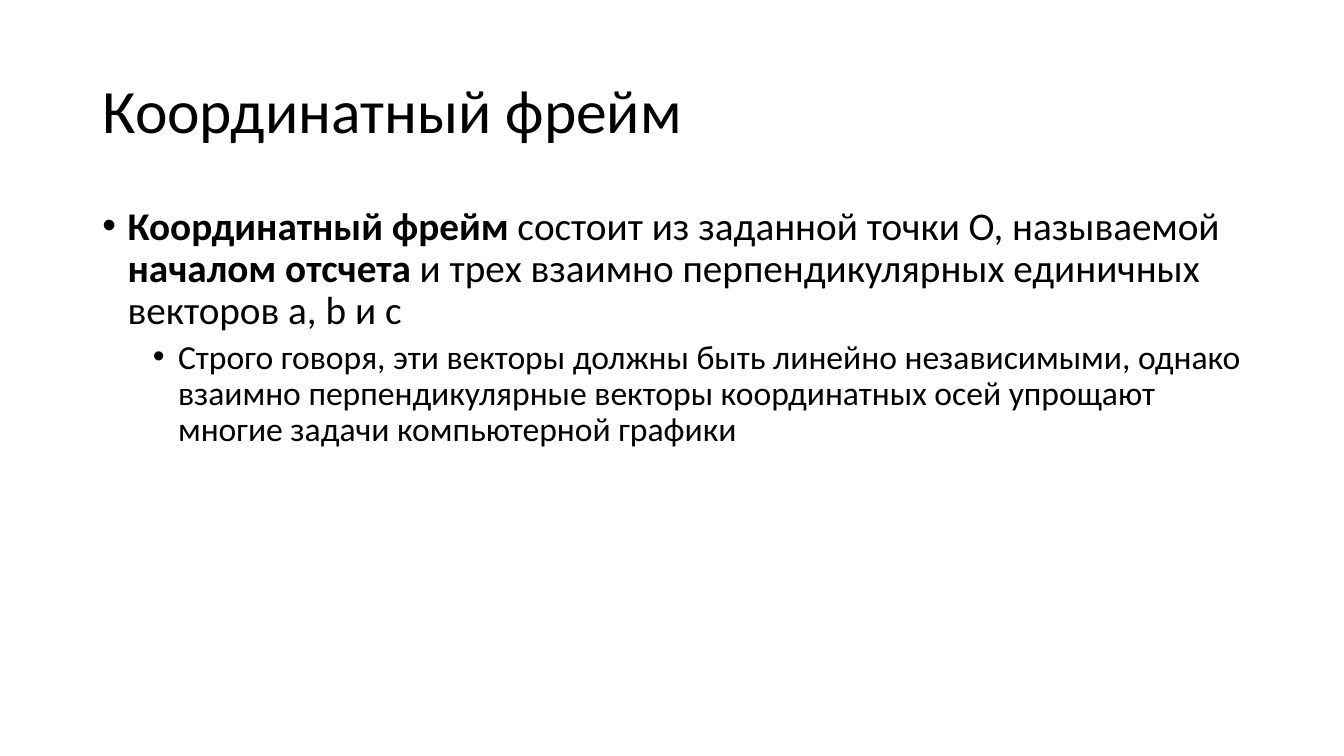
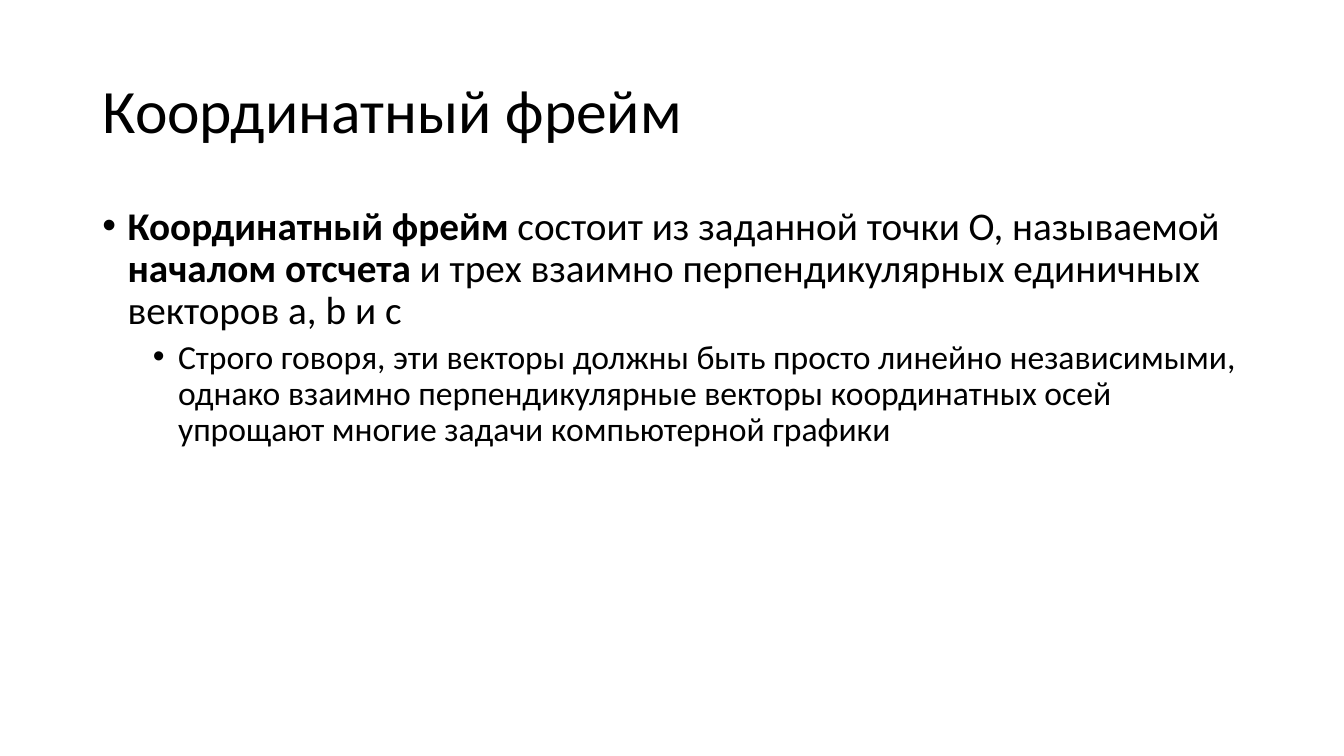
Before and after one commit to alexey-malov/cg-course, a slide deck: slide 52 of lectures/04 - Векторный анализ, трансформации и матрицы.pptx. Drawn at 1344x756 pixels with LibreOffice and Linux fonts; fonts in the diff are those of the drawing. Boxes give left, top, right and bottom in pixels: in the first picture for what was removed or moved away, otherwise in the second. Text is boxed around its words. In the diff, an @@ line names an element or a change of style, - is before the commit and + after.

```diff
--- a/lectures/04 - Векторный анализ, трансформации и матрицы.pptx
+++ b/lectures/04 - Векторный анализ, трансформации и матрицы.pptx
@@ text at <box>178,346,1236,447</box>: text changed @@
-  • Строго говоря, эти векторы должны быть линейно независимыми, однако взаимно перпендикулярные векторы координатных осей упрощают многие задачи компьютерной графики
+  • Строго говоря, эти векторы должны быть просто линейно независимыми, однако взаимно перпендикулярные векторы координатных осей упрощают многие задачи компьютерной графики
```
Also in this commit, not shown: 27 other slides changed, 2 slides added, 1 slide removed, 5 other files.
